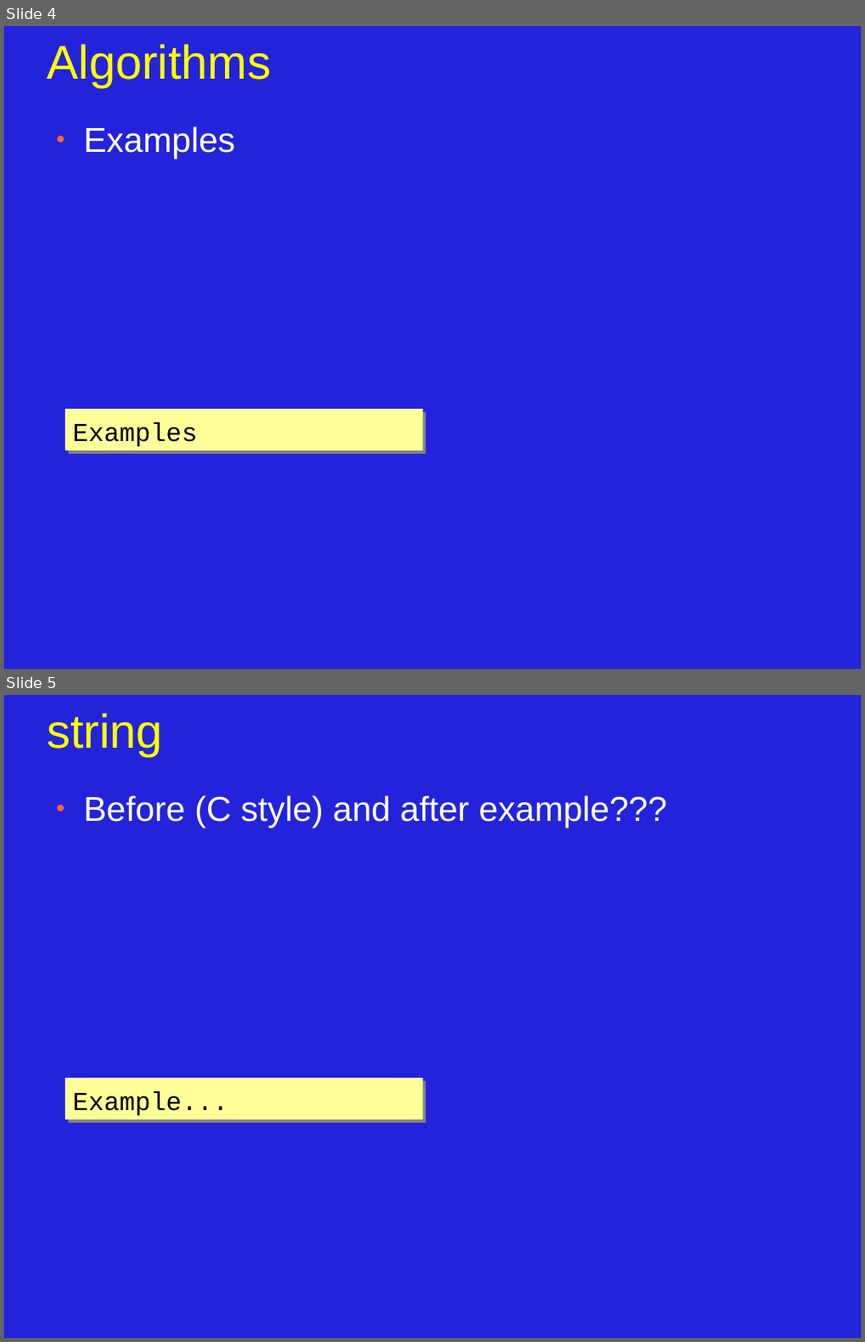
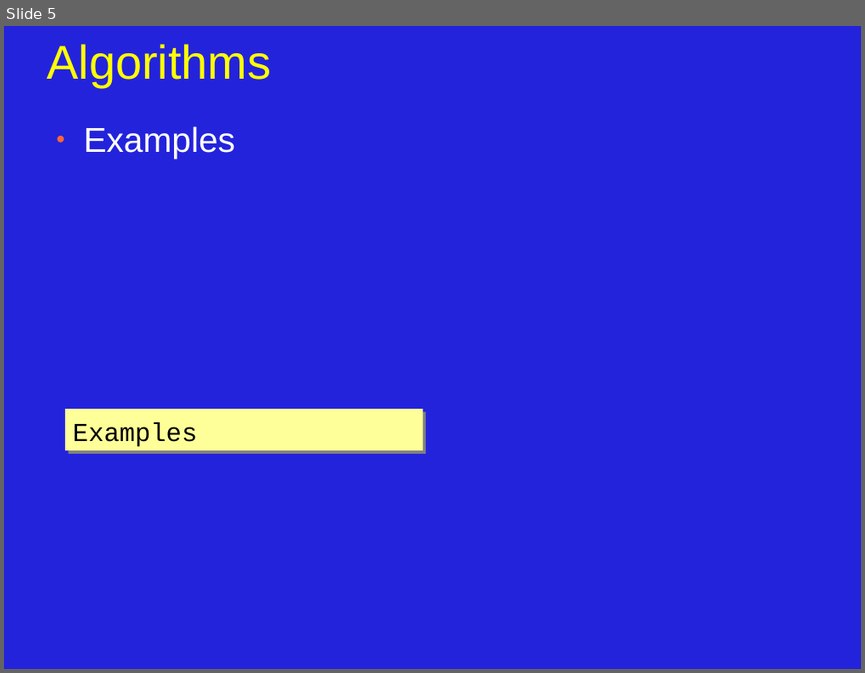
Before and after one commit to JonJagger/two-day-courses, a slide deck: cppf/07_Standard_Libraries.odp. Shown one above the other, each under a label of ours: slides 4 and 5 before the commit, slide 5 after it. The pictures are 865x1342 and 865x673 pixels, drawn with LibreOffice and Linux fonts; fonts in the diff are those of the drawing. Boxes give left, top, right and bottom in pixels: in the first picture for what was removed or moved away, otherwise in the second. Text is boxed around its words. In the diff, an @@ line names an element or a change of style, - is before the commit and + after.

```diff
--- a/cppf/07_Standard_Libraries.odp
+++ b/cppf/07_Standard_Libraries.odp
@@ slide 5 removed at [4, 695, 861, 1338], background #2323DC @@
@@ title removed at [46, 713, 163, 756] @@
-string
@@ text removed at [84, 795, 667, 828] @@
-● Before (C style) and after example???
@@ rectangle removed at [65, 1077, 423, 1119] @@
-Example...
@@ what was slide 4 is now slide 5 @@
```
Also in this commit, not shown: 4 slides changed, 6 slides added, 1 other slide removed.
